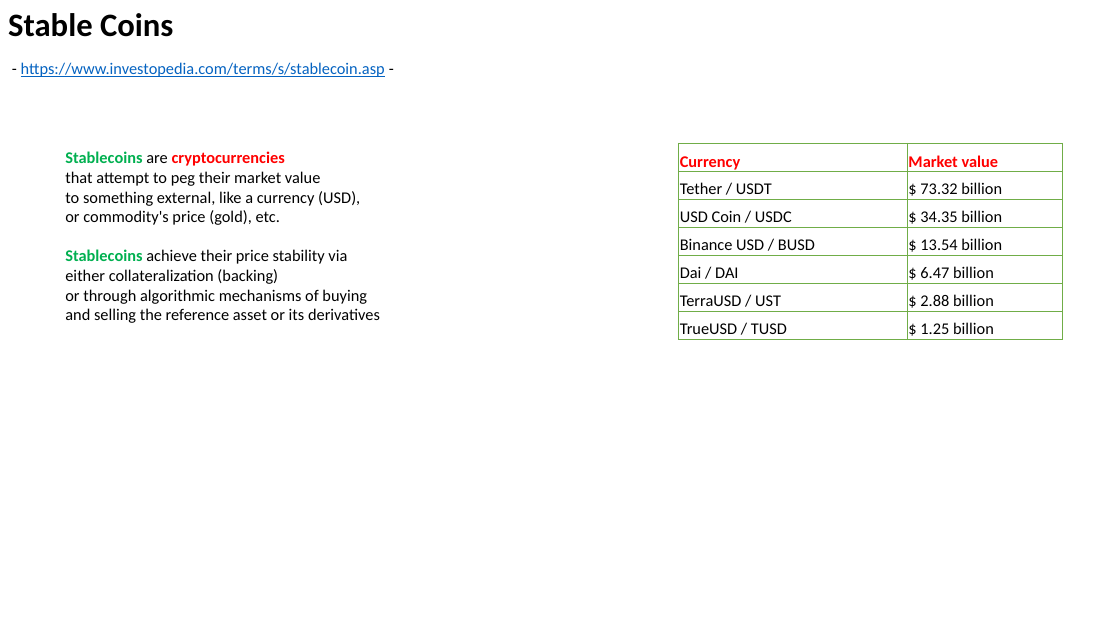
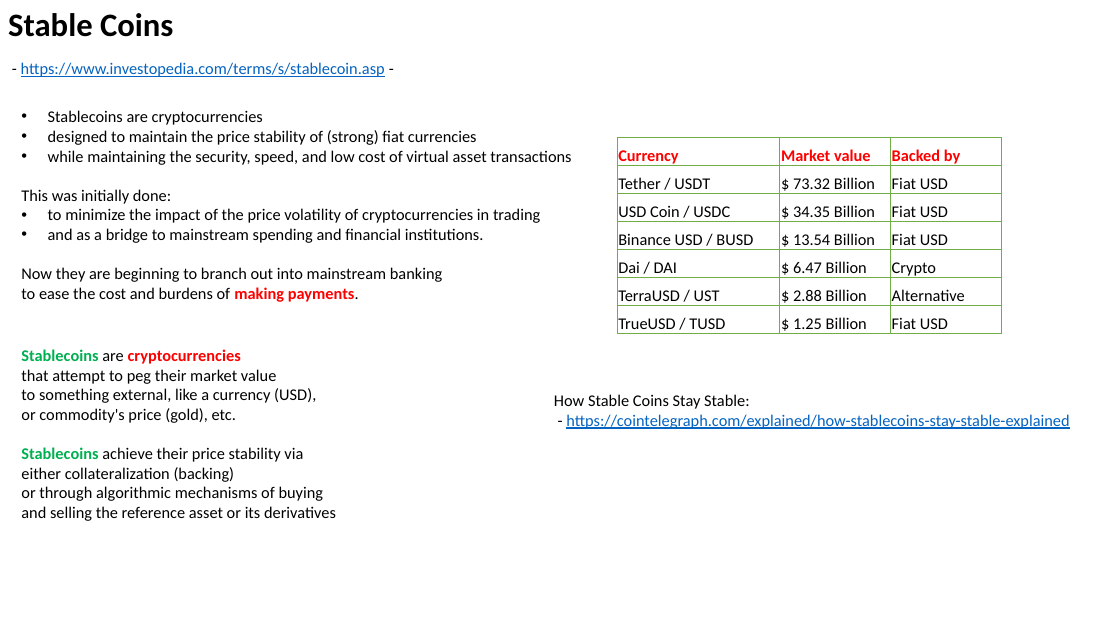
Before and after one commit to lselector/crypto, a slide deck: slide 1 of crypto_04_stable_coins.pptx. Drawn at 1120x630 pixels with LibreOffice and Linux fonts; fonts in the diff are those of the drawing. Boxes give left, top, right and bottom in pixels: in the first picture for what was removed or moved away, otherwise in the second. Text is boxed around its words. In the diff, an @@ line names an element or a change of style, - is before the commit and + after.

```diff
--- a/crypto_04_stable_coins.pptx
+++ b/crypto_04_stable_coins.pptx
@@ text added at [21, 110, 571, 302], 14 pt, text #000000 @@
+• Stablecoins are cryptocurrencies
+• designed to maintain the price stability of (strong) fiat currencies
+• while maintaining the security, speed, and low cost of virtual asset transactions
+This was initially done:
+• to minimize the impact of the price volatility of cryptocurrencies in trading
+• and as a bridge to mainstream spending and financial institutions.
+Now they are beginning to branch out into mainstream banking
+to ease the cost and burdens of making payments.
@@ table at [618, 138, 1002, 338] @@
-column 2: Market value | $ 73.32 billion | $ 34.35 billion | $ 13.54 billion | $ 6.47 billion | $ 2.88 billion | $ 1.25 billion
+column 2: Market value | $ 73.32 Billion | $ 34.35 Billion | $ 13.54 Billion | $ 6.47 Billion | $ 2.88 Billion | $ 1.25 Billion
+column 3: Backed by | Fiat USD | Fiat USD | Fiat USD | Crypto | Alternative | Fiat USD
@@ table: place and size @@
-table at [679, 144, 1063, 339]
+table at [618, 138, 1002, 338]
@@ text "Stablecoins are cryptocurrencies": place and size @@
-text "Stablecoins are cryptocurrencies" at [65, 151, 380, 323]
+text "Stablecoins are cryptocurrencies" at [21, 349, 336, 521]
@@ text added at [554, 394, 1069, 429], 14 pt, text #0563C1, underline @@
+How Stable Coins Stay Stable:
+- https://cointelegraph.com/explained/how-stablecoins-stay-stable-explained
```
Also in this commit, not shown: 5 slides added, 1 other file.
